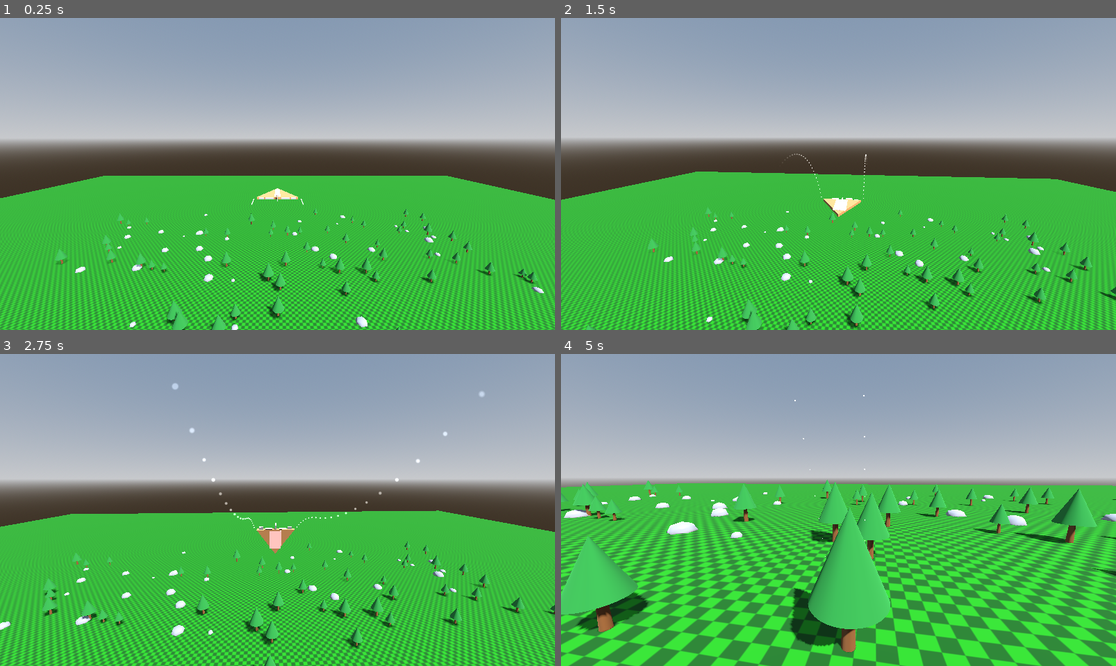
Above: before the commit, frames 1-4 (two rows, left to right).
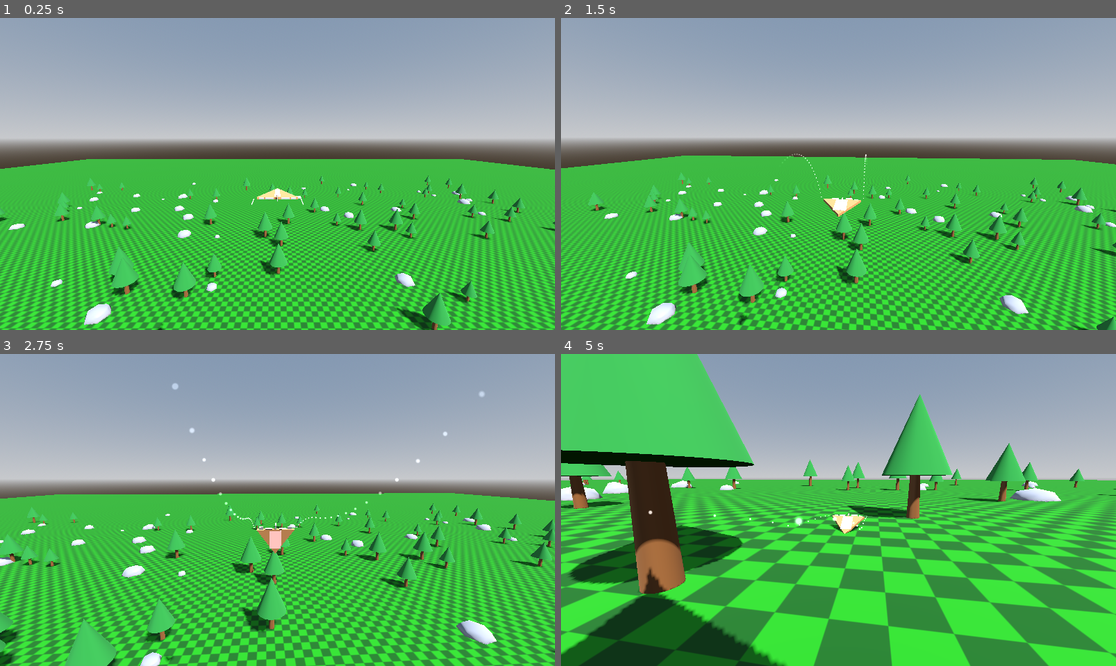
Above: after the commit, the same moments.

Repository: westonkelliher/glider
Game: Godot game, scene res://scenes/main.tscn
The game is run twice, just before and just after one commit, with the same random seed, the same clock (stepped at 60 frames per second) and the same inputs.
Inputs (mouse positions are in pixels of both pictures, inside the frame that each line leads up to):
- Up to frame 1 (0.25 s): no input
- Up to frame 2 (1.5 s): move the mouse to (866, 174) at 0.52 s; hold Shift (air_roll) 0.53-1.28 s; hold W (move_forward) from 0.53 s (still down); move the mouse to (810, 174) at 1.27 s; tap Shift (air_roll) at 1.35 s
- Up to frame 3 (2.75 s): keep holding W (move_forward); move the mouse to (288, 503) at 2.02 s; hold Shift (air_roll) from 2.03 s (still down)
- Up to frame 4 (5 s): keep holding W (move_forward); move the mouse to (832, 516) at 2.77 s; release Shift (air_roll) at 2.78 s; tap Shift (air_roll) at 2.85, 4.35 s; move the mouse to (877, 513) at 3.52 s; hold Shift (air_roll) 3.53-4.28 s; move the mouse to (794, 506) at 4.27 s

The runs differ from the first frame. In frame 1, 30% of the frame differs, in the area x 0-100%, y 45-100%; in frame 2, 31%; in frame 3, 34%; in frame 4, 57%, in the area x 0-100%, y 0-100%.

Commit message:
Lower glider/camera spawn position
Co-Authored-By: Claude Opus 4.8 <noreply@anthropic.com>

Diff:
--- a/scenes/main.tscn
+++ b/scenes/main.tscn
@@ -29,11 +29,11 @@
 [node name="World" type="Node3D" parent="." unique_id=375692207]
 script = ExtResource("1_world")
 
-[node name="GliderBody" parent="." unique_id=786574907 instance=ExtResource("2_0wfyh")]
-transform = Transform3D(1, 0, 0, 0, 1, 0, 0, 0, 1, 3, 51.718452, 31.971806)
-
 [node name="Floor" parent="." unique_id=1291254760 instance=ExtResource("3_sugp2")]
 
+[node name="GliderBody" parent="." unique_id=786574907 instance=ExtResource("2_0wfyh")]
+transform = Transform3D(1, 0, 0, 0, 1, 0, 0, 0, 1, 3, 25.340275, 15.763351)
+
 [node name="CameraRig" parent="." unique_id=478481249 node_paths=PackedStringArray("target") instance=ExtResource("3_jyhfs")]
-transform = Transform3D(1, 0, 0, 0, 1, 0, 0, 0, 1, 3, 60.033257, 50.561275)
+transform = Transform3D(1, 0, 0, 0, 1, 0, 0, 0, 1, 3, 33.65508, 34.35282)
 target = NodePath("../GliderBody")
